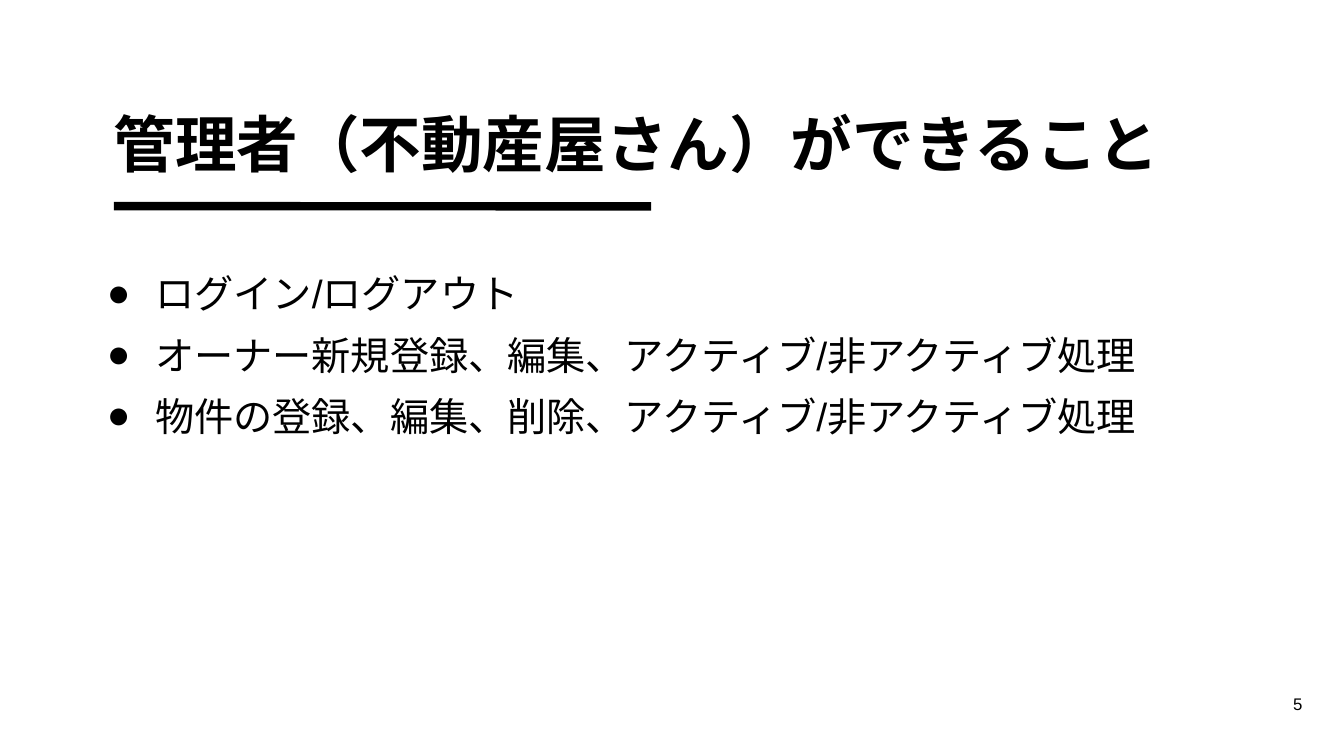
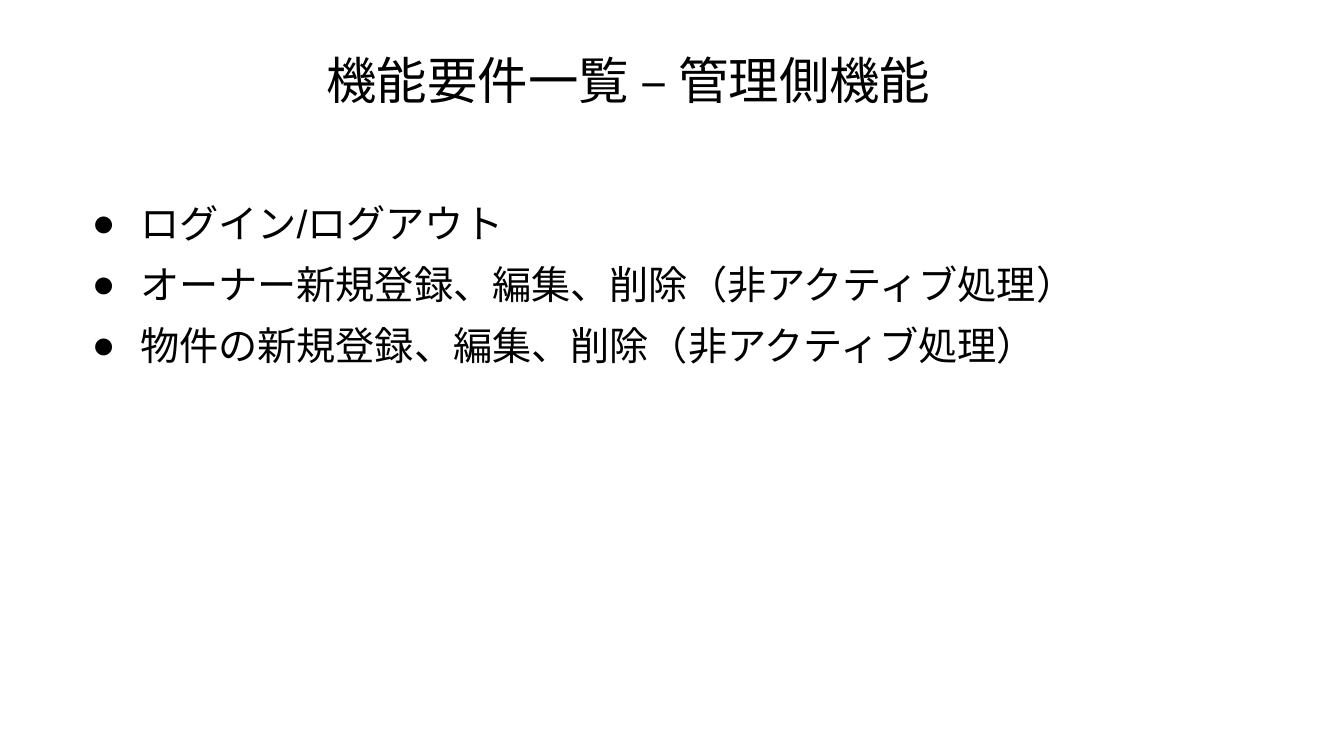
Before and after one commit to akikun918/apart-management-system, a slide deck: slide 8 of 要件定義書.pptx (slide 5 before the commit). Drawn at 1344x756 pixels with LibreOffice and Linux fonts; fonts in the diff are those of the drawing. Boxes give left, top, right and bottom in pixels: in the first picture for what was removed or moved away, otherwise in the second. Text is boxed around its words. In the diff, an @@ line names an element or a change of style, - is before the commit and + after.

```diff
--- a/要件定義書.pptx
+++ b/要件定義書.pptx
@@ title added at (326,56,930,103), 36 pt, text #000000 @@
+機能要件一覧 – 管理側機能
@@ title removed at (113,114,1159,173) @@
-管理者（不動産屋さん）ができること
@@ text "ログイン/ログアウト": place and size @@
-text "ログイン/ログアウト" at (155,275,1136,435)
+text "ログイン/ログアウト" at (140,205,1075,364)
@@ line removed from (114, 206) to (651, 207) @@
@@ text at (140,265,1075,364): text changed @@
-● オーナー新規登録、編集、アクティブ/非アクティブ処理
-● 物件の登録、編集、削除、アクティブ/非アクティブ処理
+● オーナー新規登録、編集、削除（非アクティブ処理）
+● 物件の新規登録、編集、削除（非アクティブ処理）
@@ page number removed at (1293,698,1302,710) @@
-5
```
Also in this commit, not shown: 7 other slides changed, 5 slides added, 2 slides removed.
